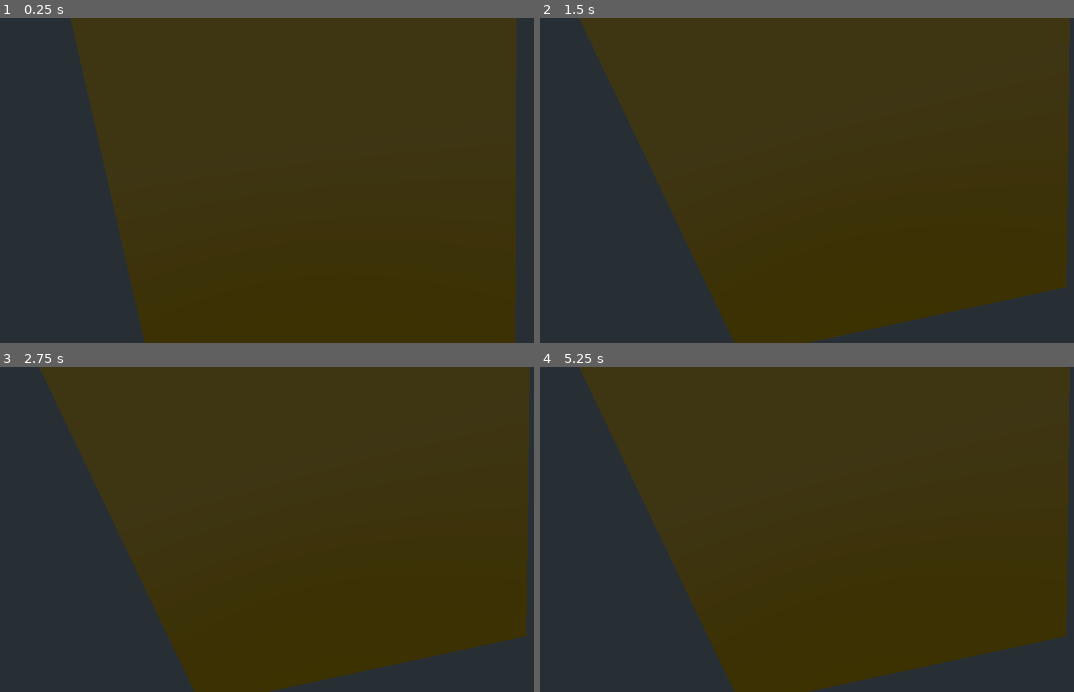
Above: before the commit, frames 1-4 (two rows, left to right).
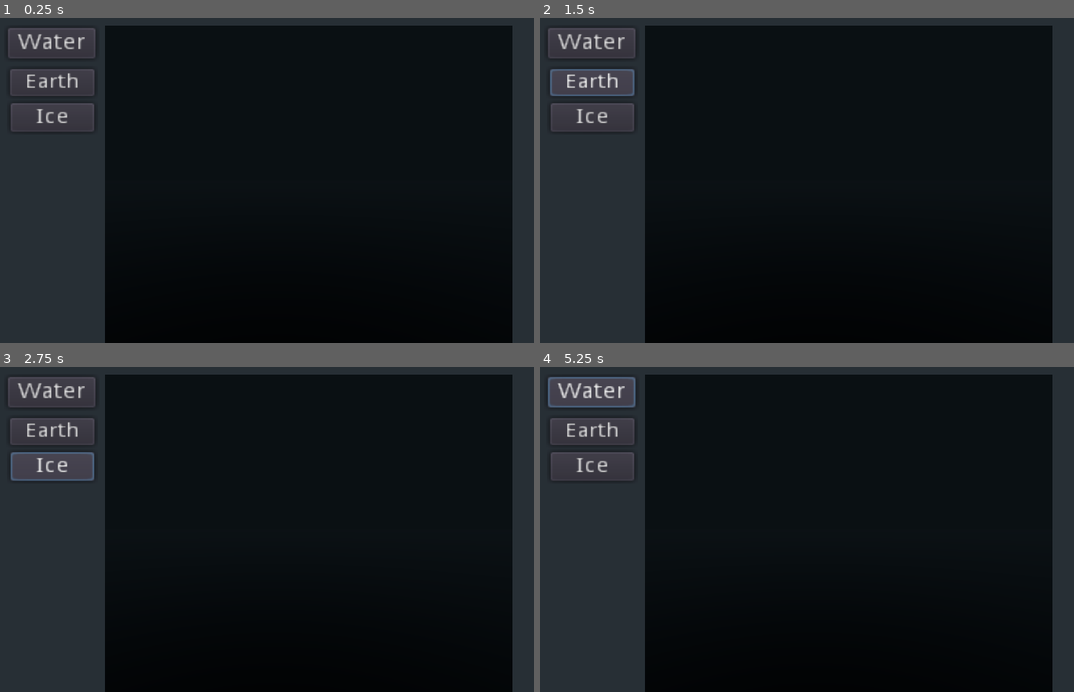
Above: after the commit, the same moments.

Repository: nestorac/earth
Game: Godot game, scene res://Globe.tscn
Same seed, same stepped clock (60 frames per second), same inputs: the game is played once before the commit and once after it.
Inputs (mouse positions are in pixels of both pictures, inside the frame that each line leads up to):
- Up to frame 1 (0.25 s): no input
- Up to frame 2 (1.5 s): click (593, 44) at 0.5 s, where only the run after the commit has a clickable "Water"; click (593, 83) at 1.25 s, where only the run after the commit has a clickable "Earth"
- Up to frame 3 (2.75 s): click (53, 467) at 2 s, where only the run after the commit has a clickable "Ice"
- Up to frame 4 (5.25 s): click (593, 393) at 2.75 s, where only the run after the commit has a clickable "Water"; click (593, 432) at 3.5 s, where only the run after the commit has a clickable "Earth"; click (593, 467) at 4.25 s, where only the run after the commit has a clickable "Ice"; click (593, 393) at 5 s, where only the run after the commit has a clickable "Water"

The runs differ from the first frame. In frame 1, 80% of the frame differs, in the area x 1-97%, y 0-100%; in frame 2, 83%; in frame 3, 83%, in the area x 1-100%, y 0-100%; in frame 4, 83%.

Commit message:
Now, layer support.

Diff:
--- a/Globe.tscn
+++ b/Globe.tscn
@@ -1,9 +1,10 @@
-[gd_scene load_steps=8 format=2]
+[gd_scene load_steps=9 format=2]
 
 [ext_resource path="res://Scripts/Globe.gd" type="Script" id=1]
 [ext_resource path="res://triangle.tscn" type="PackedScene" id=2]
 [ext_resource path="res://Scripts/CamBase.gd" type="Script" id=3]
 [ext_resource path="res://Scenes/ArrayMesh.tres" type="ArrayMesh" id=4]
+[ext_resource path="res://Scripts/UImenu.gd" type="Script" id=5]
 [ext_resource path="res://Scripts/MeshOfSquares.gd" type="Script" id=7]
 
 [sub_resource type="PlaneMesh" id=1]
@@ -43,3 +44,35 @@
 [node name="MultiMeshInstance" type="MultiMeshInstance" parent="."]
 multimesh = SubResource( 2 )
 script = ExtResource( 7 )
+
+[node name="UI" type="Control" parent="."]
+anchor_right = 1.0
+anchor_bottom = 1.0
+rect_pivot_offset = Vector2( 639, 209 )
+script = ExtResource( 5 )
+
+[node name="BtWater" type="Button" parent="UI"]
+margin_left = 18.0
+margin_top = 18.0
+margin_right = 68.0
+margin_bottom = 38.0
+rect_scale = Vector2( 3.2411, 2.85379 )
+text = "Water"
+
+[node name="BtEarth" type="Button" parent="UI"]
+margin_left = 22.0
+margin_top = 94.0
+margin_right = 72.0
+margin_bottom = 114.0
+rect_scale = Vector2( 3.12496, 2.51868 )
+text = "Earth"
+
+[node name="BtIce" type="Button" parent="UI"]
+margin_left = 23.0
+margin_top = 157.0
+margin_right = 73.0
+margin_bottom = 177.0
+rect_scale = Vector2( 3.09361, 2.66945 )
+text = "Ice"
+
+[connection signal="button_up" from="UI/BtWater" to="UI" method="_on_BtWater_button_up"]
--- a/Scripts/CamBase.gd
+++ b/Scripts/CamBase.gd
@@ -25,7 +25,7 @@
 
 func _process(delta):
 	var mouse_position = get_viewport().get_mouse_position()
-	calc_move(delta, mouse_position)
+#	calc_move(delta, mouse_position)
 #	mouse_rotate(delta)
 	zoom(delta)
 
@@ -67,39 +67,39 @@
 	last_mouse_position = current_mouse_position
 	return displacement
 
-func rotate_horizontal(delta, displacement_x):
-	rotation_degrees.y += displacement_x * delta * rot_speed
+#func rotate_horizontal(delta, displacement_x):
+#	rotation_degrees.y += displacement_x * delta * rot_speed
+#
+#
+#func rotate_horizontal_right(delta):
+#	rotation_degrees.y += horizontal_displacement * delta * rot_speed
+#
+#
+#func rotate_horizontal_left(delta):
+#	rotation_degrees.y -= horizontal_displacement * delta * rot_speed
+#
+#
+#func rotate_vertical_up(delta):
+#	rotation_degrees.x += vertical_displacement * delta * rot_speed
+#
+#
+#func rotate_vertical_down(delta):
+#	rotation_degrees.x -= vertical_displacement * delta * rot_speed
 
 
-func rotate_horizontal_right(delta):
-	rotation_degrees.y += horizontal_displacement * delta * rot_speed
-
-
-func rotate_horizontal_left(delta):
-	rotation_degrees.y -= horizontal_displacement * delta * rot_speed
-
-
-func rotate_vertical_up(delta):
-	rotation_degrees.x += vertical_displacement * delta * rot_speed
-
-
-func rotate_vertical_down(delta):
-	rotation_degrees.x -= vertical_displacement * delta * rot_speed
-
-
-func calc_move(delta, m_pos):
-#	if is_rotating:
-#		return
-
-	var viewport_size = get_viewport().size
-	var move_vector = Vector3()
-	if m_pos.x < MOVE_MARGIN:
-		rotate_horizontal_left(delta)
-	if m_pos.y < MOVE_MARGIN:
-		rotate_vertical_down(delta)
-	if m_pos.x > ( viewport_size.x - MOVE_MARGIN ):
-		rotate_horizontal_right(delta)
-	if m_pos.y > ( viewport_size.y - MOVE_MARGIN ):
-		rotate_vertical_up(delta)
-
-	global_translate(move_vector * MOVE_SPEED * delta)
+#func calc_move(delta, m_pos):
+##	if is_rotating:
+##		return
+#
+#	var viewport_size = get_viewport().size
+#	var move_vector = Vector3()
+#	if m_pos.x < MOVE_MARGIN:
+#		rotate_horizontal_left(delta)
+#	if m_pos.y < MOVE_MARGIN:
+#		rotate_vertical_down(delta)
+#	if m_pos.x > ( viewport_size.x - MOVE_MARGIN ):
+#		rotate_horizontal_right(delta)
+#	if m_pos.y > ( viewport_size.y - MOVE_MARGIN ):
+#		rotate_vertical_up(delta)
+#
+#	global_translate(move_vector * MOVE_SPEED * delta)
--- a/Scripts/MeshOfSquares.gd
+++ b/Scripts/MeshOfSquares.gd
@@ -3,6 +3,8 @@
 var square = preload("res://Scenes/Square.tscn")
 export var width = 50
 export var height = 50
+
+export var water_impact = 0.5
 
 enum {WATER, LAND, ICE, GRASS}
 export var islands = 5
@@ -39,28 +41,32 @@
 	# square.set_terrain(terrain, 1.0)
 
 	for i in range(radius):
-		var aliasing = 1.0
+		var aliasing = water_impact
 		var distance = round ( radius - round( (i*i) / (PI*PI*2) ) )
 #		print ("i: " + str(i) + ", radius: " + str(radius))
 		for j in range( distance ):
 			if (j == (distance - 1) ):
-				aliasing = fmod((i*i) / (PI*PI*2), 1.0)
+				aliasing = fmod((i*i) / (PI*PI*2), 1.0) / 2.0
 				print (aliasing)
 			else:
-				aliasing = 1.0
+				aliasing = water_impact
 
 			square = get_square(x+i, y+j)
 			if square:
 				square.add_terrain_water(aliasing)
+				square.remove_land(aliasing)
 			square = get_square(x+i, y-j)
 			if square:
 				square.add_terrain_water(aliasing)
+				square.remove_land(aliasing)
 			square = get_square(x-i,y+j)
 			if square:
 				square.add_terrain_water(aliasing)
+				square.remove_land(aliasing)
 			square = get_square(x-i,y-j)
 			if square:
 				square.add_terrain_water(aliasing)
+				square.remove_land(aliasing)
 
 
 func get_square(x, y):
@@ -76,10 +82,10 @@
 
 
 func _process(delta):
-	if Input.is_action_pressed("test1"):
+	if Input.is_action_just_pressed("test1"):
 		var xy = get_random_coordinates()
 		impact(xy[0],xy[1],randi()%20,WATER)
-	if Input.is_action_pressed("update_terrains"):
+	if Input.is_action_just_pressed("update_terrains"):
 		create_sea()
 		for i in islands:
 			random_land(LAND)
--- a/Scripts/Square.gd
+++ b/Scripts/Square.gd
@@ -11,8 +11,11 @@
 var color = Color(0, 0, 0)
 var st = SurfaceTool.new()
 
-var water_depth = 0.0 # between 0 and 1
-var land_depth = 0.5 # between 0 and 1
+#enum {NONE, WATER, LAND, ICE, GRASS}
+#var layer = NONE
+
+var water_depth = 0 # between 0 and 200
+var land_elevation = 0 # between 0 -100 and 100
 var ice_depth = 0.0 # between 0 and 1
 var grass = false
 
@@ -25,8 +28,21 @@
 
 
 func _process(delta):
-	if Input.is_action_pressed("test2"):
+	if Input.is_action_just_pressed("test2"):
 		draw_square()
+#	if Input.is_action_just_pressed("set_layer"):
+#		if layer == NONE:
+#			layer = WATER
+#		elif layer == WATER:
+#			layer = LAND
+#		elif layer == LAND:
+#			layer = ICE
+#		elif layer == ICE:
+#			layer = GRASS
+#		elif layer == GRASS:
+#			layer = NONE
+#		draw_square()
+#		print (str(layer))
 
 func set_neighbors(_up, _down, _left, _right):
 	if (_up != null):
@@ -69,6 +85,10 @@
 ##
 ##	st.set_material(mat)
 
+func remove_land(land):
+	land_elevation -= land
+	draw_square()
+
 
 func add_terrain_water(water):
 	water_depth += water
@@ -78,17 +98,34 @@
 
 func draw_square():
 	var material = get_surface_material(0)
+
+#	if layer == NONE:
 	if ice_depth > 0:
-		color = Color(ice_depth*0.15, ice_depth*1, ice_depth*1)
+		color = Color(ice_depth*0.15, ice_depth, ice_depth)
 	elif water_depth > 0:
-		color = Color(water_depth*0.1, water_depth*0.1, water_depth*1)
-		if land_depth > 0:
-			color = color + Color(land_depth*1, land_depth*0.66, land_depth*0)
-	elif (land_depth > 0):
-		color = Color(land_depth*1, land_depth*0.66, land_depth*0)
+		color = Color(water_depth*0.1, water_depth*0.1, water_depth)
+		if land_elevation > 0:
+			color = color + Color(land_elevation, land_elevation*0.66, land_elevation*0)
+	elif (land_elevation > 0):
+		color = Color(land_elevation, land_elevation*0.66, land_elevation*0)
 	if grass:
 		color = Color(0.1, 0.7, 0.1)
 	material.albedo_color = color
+#	elif layer == WATER:
+#		color = Color(water_depth*0.1, water_depth*0.1, water_depth*1)
+#		material.albedo_color = color
+#	elif layer == LAND:
+#		color = color + Color(land_depth*1, land_depth*0.66, land_depth*0)
+#		material.albedo_color = color
+#	elif layer == ICE:
+#		color = Color(ice_depth*0.15, ice_depth*1, ice_depth*1)
+#		material.albedo_color = color
+#	elif layer == GRASS:
+#		if grass:
+#			color = Color(0.1, 0.7, 0.1)
+#		else:
+#			color = Color(0, 0, 0)
+#		material.albedo_color = color
 
 
 #func set_terrain(_terrain, depth):
--- /dev/null
+++ b/Scripts/UImenu.gd
@@ -0,0 +1,21 @@
+extends Control
+
+
+# Declare member variables here. Examples:
+# var a = 2
+# var b = "text"
+
+
+# Called when the node enters the scene tree for the first time.
+func _ready():
+	pass # Replace with function body.
+
+
+func hide_squares(layer):
+	var mmi = $"../MultiMeshInstance"
+	for square in mmi.get_children():
+		pass # TODO
+
+
+func _on_BtWater_button_up():
+	pass
--- a/project.godot
+++ b/project.godot
@@ -87,6 +87,11 @@
 "events": [ Object(InputEventKey,"resource_local_to_scene":false,"resource_name":"","device":0,"alt":false,"shift":false,"control":false,"meta":false,"command":false,"pressed":false,"scancode":0,"physical_scancode":71,"unicode":0,"echo":false,"script":null)
  ]
 }
+set_layer={
+"deadzone": 0.5,
+"events": [ Object(InputEventKey,"resource_local_to_scene":false,"resource_name":"","device":0,"alt":false,"shift":false,"control":false,"meta":false,"command":false,"pressed":false,"scancode":0,"physical_scancode":76,"unicode":0,"echo":false,"script":null)
+ ]
+}
 
 [physics]
 
